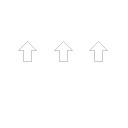
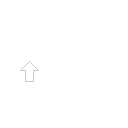
Before/after of a 128x128 layered artwork. What changed in the layer stack:
painted on "Layer 2" over [18, 41, 108, 82]
